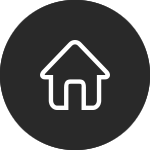
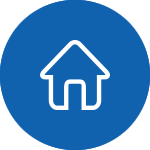
Layered file, before and after one edit (150x150). Changes by layer:
pixels changed over [0, 0, 150, 150] (layer not identified)
